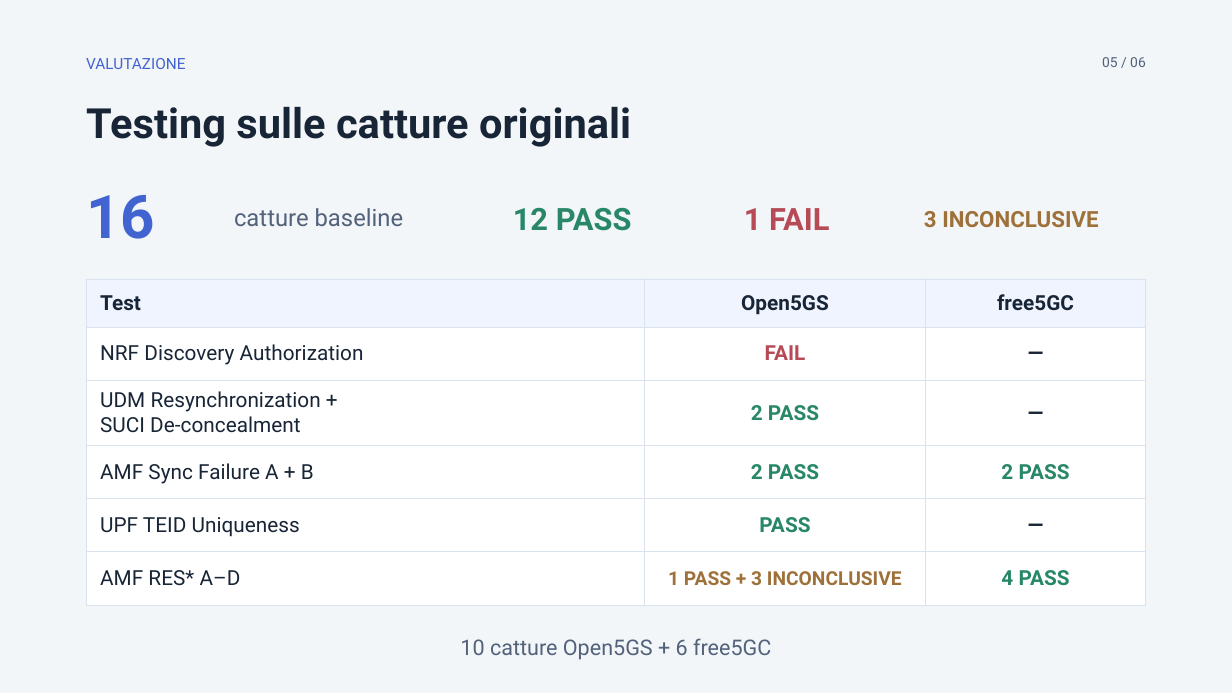
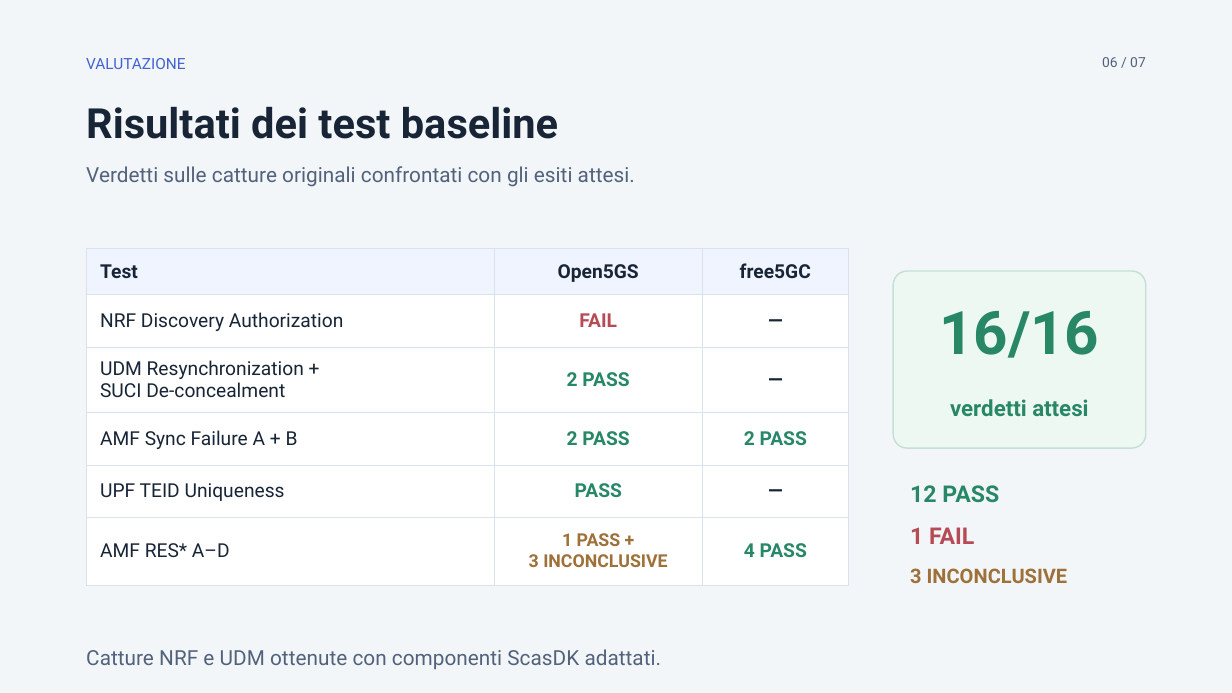
Before and after one commit to desila23/5g-security-assurance-thesis, a slide deck: slide 6 of 5g-thesis-presentation-5min/tesi-5min-statico.pptx (slide 5 before the commit). Drawn at 1232x693 pixels with LibreOffice and Linux fonts; fonts in the diff are those of the drawing. Boxes give left, top, right and bottom in pixels: in the first picture for what was removed or moved away, otherwise in the second. Text is boxed around its words. In the diff, an @@ line names an element or a change of style, - is before the commit and + after.

```diff
--- a/5g-thesis-presentation-5min/tesi-5min-statico.pptx
+++ b/5g-thesis-presentation-5min/tesi-5min-statico.pptx
@@ text at (1102,57,1146,67): text changed @@
-05 / 06
+06 / 07
@@ text added at (86,106,558,139), 40.5 pt, text #182536, bold @@
+Risultati dei test baseline
@@ text at (86,166,635,187): text changed; size 40.5 to 20.2 pt; text colour #182536 to #52627B; bold off @@
-Testing sulle catture originali
+Verdetti sulle catture originali confrontati con gli esiti attesi.
@@ text removed at (234,208,404,226) @@
-catture baseline
@@ table at (86,248,848,585) @@
-row 6, column 2: 1 PASS + 3 INCONCLUSIVE
+row 6, column 2: 1 PASS + / 3 INCONCLUSIVE
@@ size 20.2 to 18.8 pt in "Test", "Open5GS", "free5GC", "NRF Discovery Authorization" and 14 more places @@
@@ table: place and size @@
-table at (86,279,1146,605)
+table at (86,248,848,585)
@@ rounded rectangle added at (893,271,1146,449), fill #EEF8F3, outline #C4DFD3 1.35 pt @@
@@ text at (939,311,1099,358): text changed; text colour #4264D0 to #278766 @@
-16
+16/16
@@ text added at (950,399,1088,416), 21.8 pt, text #278766, bold @@
+verdetti attesi
@@ text "12 PASS": place and size @@
-text "12 PASS" at (513,208,632,231)
+text "12 PASS" at (910,485,999,503)
@@ text "12 PASS" at (910,485,999,503): size 30 to 22.5 pt @@
@@ text "1 FAIL" at (910,527,974,544): size 30 to 22.5 pt @@
@@ text "1 FAIL": place and size @@
-text "1 FAIL" at (744,208,829,230)
+text "1 FAIL" at (910,527,974,544)
@@ text "3 INCONCLUSIVE": place and size @@
-text "3 INCONCLUSIVE" at (924,211,1098,227)
+text "3 INCONCLUSIVE" at (910,568,1068,583)
@@ text "3 INCONCLUSIVE" at (910,568,1068,583): size 21.8 to 19.5 pt @@
@@ text added at (86,649,662,669), 20.2 pt, text #52627B @@
+Catture NRF e UDM ottenute con componenti ScasDK adattati.
@@ text removed at (460,638,771,660) @@
-10 catture Open5GS + 6 free5GC
```
Also in this commit, not shown: 4 other slides changed, 1 slide added, 8 other files.
